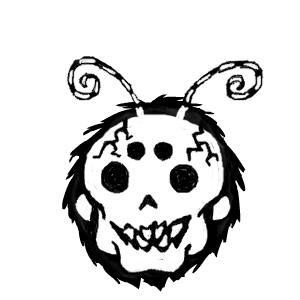
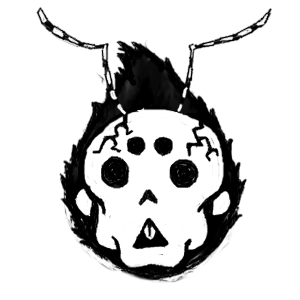
Layered file, before and after one edit (300px x 300px). Changes by layer:
added layer "Layer #2" above "Layer" over left=36, top=9, right=270, bottom=271
hid "Layer", painted on it over left=62, top=56, right=264, bottom=292
added layer "Layer #1" above "headbase-3.png" over left=36, top=7, right=273, bottom=292
